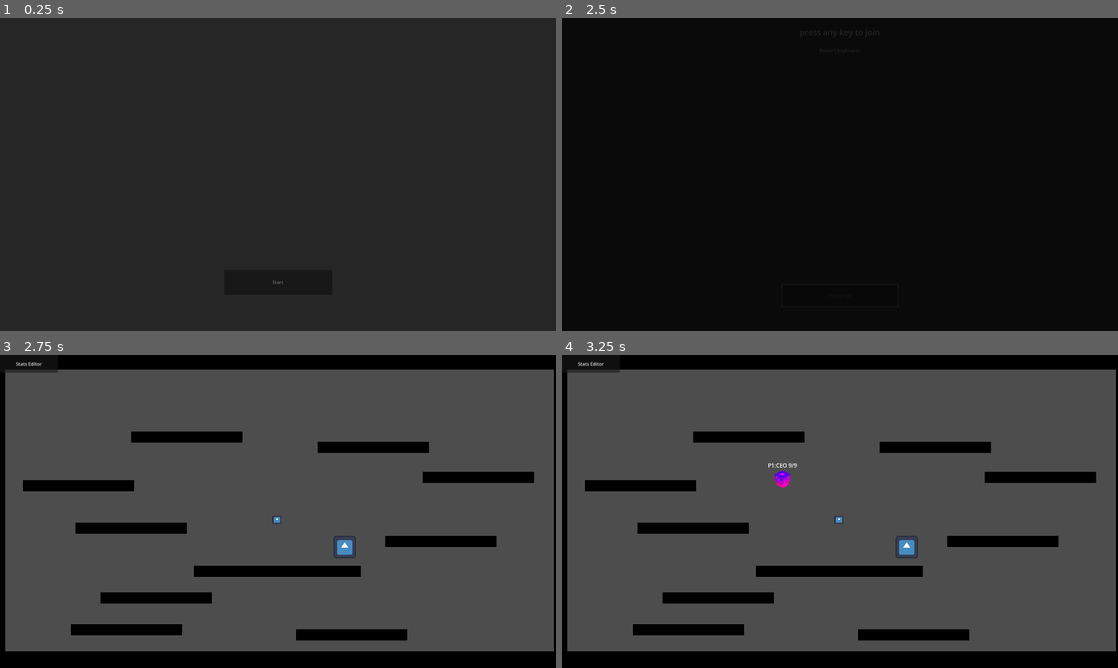
Above: before the commit, frames 1-4 (two rows, left to right).
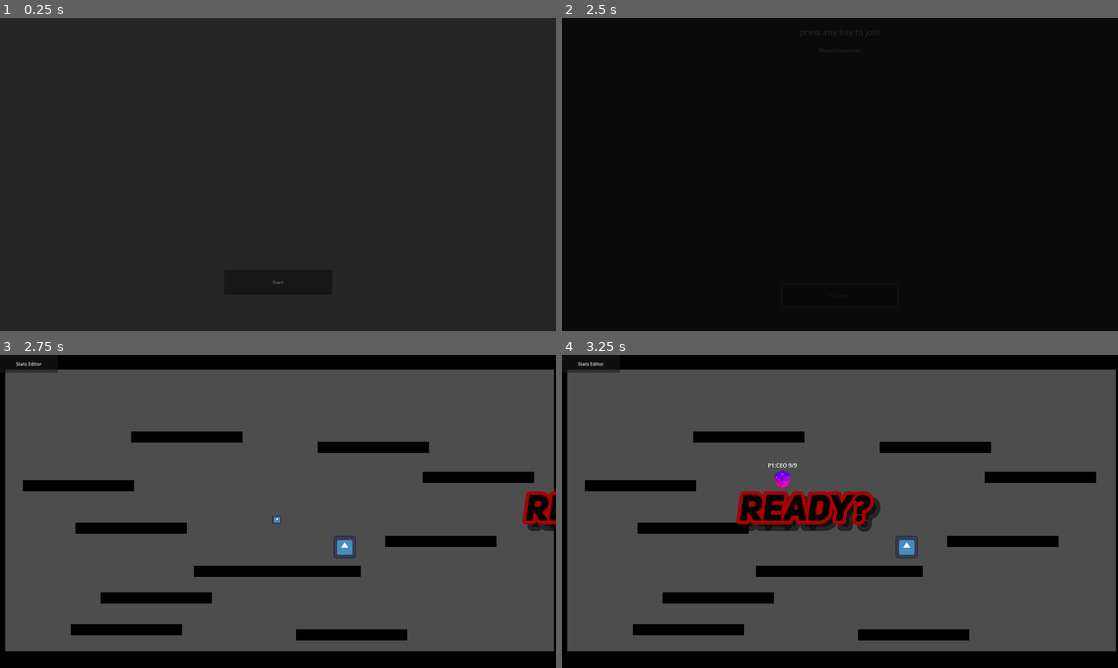
Above: after the commit, the same moments.

Repository: PlaySorbonne/projet-pixel
Game: Godot game, scene res://scenes/Menus/MenuPersistent.tscn
The game is run twice, just before and just after one commit, with the same random seed, the same clock (stepped at 60 frames per second) and the same inputs. The engine's default icon, where the game draws it, is replaced by a stand-in: a white triangle on a blue panel in a dark square.
Inputs:
- Up to frame 1 (0.25 s): no input
- Up to frame 2 (2.5 s): click "Start" at 0.5 s; tap Enter (attack) at 1.25 s; hold D (right) 1.28-2 s; hold Space (jump) 1.28-2 s; click "Play game" at 2 s
- Up to frame 3 (2.75 s): no input
- Up to frame 4 (3.25 s): hold D (right) from 2.78 s (still down); tap Enter (attack) at 2.85 s; tap Space (jump) at 3.02, 3.05 s

Frames 1-2 are identical in both runs. In frame 3, 0.7% of the frame differs, in the area x 93-100%, y 43-57%; in frame 4, 3.0%, in the area x 31-58%, y 43-57%.

Commit message:
added intro to fight + global variables

Diff:
--- a/project.godot
+++ b/project.godot
@@ -18,6 +18,7 @@
 [autoload]
 
 GameInfos="*res://scripts/GameInfos.gd"
+GlobalVariables="*res://scripts/GlobalVariables.gd"
 
 [display]
 
--- /dev/null
+++ b/scenes/Menus/GameUI/start_game_screen.tscn
@@ -0,0 +1,108 @@
+[gd_scene load_steps=6 format=3 uid="uid://b8swqp82uj8tl"]
+
+[ext_resource type="Script" path="res://scripts/start_game_screen.gd" id="1_pv6x1"]
+[ext_resource type="FontFile" uid="uid://dcfym0h2r1yu5" path="res://resources/fonts/Uni Sans Heavy Italic.otf" id="2_y3wuc"]
+
+[sub_resource type="LabelSettings" id="LabelSettings_w2jfg"]
+font = ExtResource("2_y3wuc")
+font_size = 125
+font_color = Color(0, 0, 0, 1)
+outline_size = 50
+outline_color = Color(0.662745, 0, 0, 1)
+shadow_size = 60
+shadow_color = Color(0, 0, 0, 0.513726)
+shadow_offset = Vector2(20, 20)
+
+[sub_resource type="Animation" id="Animation_djubf"]
+resource_name = "start_anim"
+length = 6.0
+tracks/0/type = "value"
+tracks/0/imported = false
+tracks/0/enabled = true
+tracks/0/path = NodePath("Label:text")
+tracks/0/interp = 1
+tracks/0/loop_wrap = true
+tracks/0/keys = {
+"times": PackedFloat32Array(0, 1.4, 2.4, 3.4, 4.4),
+"transitions": PackedFloat32Array(2.14355, 2.14355, 2.14355, 2.14355, 2.14355),
+"update": 1,
+"values": ["Ready?", "3", "2", "1
+", "Fight!"]
+}
+tracks/1/type = "value"
+tracks/1/imported = false
+tracks/1/enabled = true
+tracks/1/path = NodePath("Label:position")
+tracks/1/interp = 1
+tracks/1/loop_wrap = true
+tracks/1/keys = {
+"times": PackedFloat32Array(0, 0.5, 0.7, 4.3, 4.6, 4.8, 5.6, 6),
+"transitions": PackedFloat32Array(0.615572, 2.2974, 0.329877, 2, 2.73208, 2, 2, 0.615572),
+"update": 0,
+"values": [Vector2(1920, 0), Vector2(-200, 0), Vector2(0, 0), Vector2(0, 0), Vector2(0, -250), Vector2(0, 0), Vector2(0, 0), Vector2(-1920, 0)]
+}
+tracks/2/type = "value"
+tracks/2/imported = false
+tracks/2/enabled = true
+tracks/2/path = NodePath("Label:rotation")
+tracks/2/interp = 1
+tracks/2/loop_wrap = true
+tracks/2/keys = {
+"times": PackedFloat32Array(0, 1.3, 1.5, 1.7, 2.3, 2.5, 2.7, 3.3, 3.5, 3.7, 4.3, 4.8),
+"transitions": PackedFloat32Array(2.14355, 2.14355, 0.517632, 2.14355, 2.14355, 0.517632, 2.14355, 2.14355, 0.517632, 2.14355, 2.14355, 2.14355),
+"update": 0,
+"values": [0.0, 0.0, 0.11326, 0.0, 0.0, 0.11326, 0.0, 0.0, 0.11326, 0.0, 0.0, 6.28319]
+}
+tracks/3/type = "value"
+tracks/3/imported = false
+tracks/3/enabled = true
+tracks/3/path = NodePath("Label:scale")
+tracks/3/interp = 1
+tracks/3/loop_wrap = true
+tracks/3/keys = {
+"times": PackedFloat32Array(0, 1.3, 1.5, 1.7, 2.3, 2.5, 2.7, 3.3, 3.5, 3.7, 4.3, 4.5),
+"transitions": PackedFloat32Array(2.14355, 2.14355, 0.517632, 2.14355, 2.14355, 0.517632, 2.14355, 2.14355, 0.517632, 2.14355, 2.14355, 0.517632),
+"update": 0,
+"values": [Vector2(1, 1), Vector2(1, 1), Vector2(1.75, 1.75), Vector2(1, 1), Vector2(1, 1), Vector2(1.75, 1.75), Vector2(1, 1), Vector2(1, 1), Vector2(1.75, 1.75), Vector2(1, 1), Vector2(1, 1), Vector2(2.15, 2.15)]
+}
+tracks/4/type = "method"
+tracks/4/imported = false
+tracks/4/enabled = true
+tracks/4/path = NodePath(".")
+tracks/4/interp = 1
+tracks/4/loop_wrap = true
+tracks/4/keys = {
+"times": PackedFloat32Array(4.4),
+"transitions": PackedFloat32Array(1),
+"values": [{
+"args": [],
+"method": &"signal_countdown_end"
+}]
+}
+
+[sub_resource type="AnimationLibrary" id="AnimationLibrary_w6uyf"]
+_data = {
+"start_anim": SubResource("Animation_djubf")
+}
+
+[node name="StartGameScreen" type="CanvasLayer"]
+script = ExtResource("1_pv6x1")
+
+[node name="Label" type="Label" parent="."]
+anchors_preset = 15
+anchor_right = 1.0
+anchor_bottom = 1.0
+offset_left = 1920.0
+offset_right = 1920.0
+grow_horizontal = 2
+grow_vertical = 2
+pivot_offset = Vector2(960, 540)
+text = "Ready?"
+label_settings = SubResource("LabelSettings_w2jfg")
+horizontal_alignment = 1
+vertical_alignment = 1
+
+[node name="AnimationPlayer" type="AnimationPlayer" parent="."]
+libraries = {
+"": SubResource("AnimationLibrary_w6uyf")
+}
--- a/scenes/world.tscn
+++ b/scenes/world.tscn
@@ -9,6 +9,7 @@
 [ext_resource type="PackedScene" uid="uid://bpxvlm8njmgom" path="res://scenes/Utilities/FreezeFrame.tscn" id="5_th1ca"]
 [ext_resource type="PackedScene" uid="uid://bb8cmasgxp6l4" path="res://scenes/World/Environment/StaticWall.tscn" id="5_yc1ep"]
 [ext_resource type="PackedScene" uid="uid://dn5yhc4hp0l7h" path="res://scenes/Utilities/CameraUtil.tscn" id="6_vq42y"]
+[ext_resource type="PackedScene" uid="uid://b8swqp82uj8tl" path="res://scenes/Menus/GameUI/start_game_screen.tscn" id="10_y5qku"]
 
 [sub_resource type="RectangleShape2D" id="RectangleShape2D_ev64r"]
 size = Vector2(119, 123)
@@ -117,3 +118,5 @@
 [node name="Wall4" parent="." instance=ExtResource("5_yc1ep")]
 position = Vector2(2323, 331)
 scale = Vector2(5, 30)
+
+[node name="StartGameScreen" parent="." instance=ExtResource("10_y5qku")]
--- a/scripts/FighterCharacter.gd
+++ b/scripts/FighterCharacter.gd
@@ -30,7 +30,9 @@
 	set_process_input(false)
 	team = character_id # to remove if we decide to do team battles
 
-func spawn(location : Vector2):
+func spawn(location : Vector2, activate := true):
+	set_player_active(false)
+	velocity = Vector2.ZERO
 	hitpoints = max_hitpoints
 	position = location
 	scale = Vector2.ZERO
@@ -39,7 +41,8 @@
 	var tween = create_tween().set_trans(Tween.TRANS_ELASTIC)
 	tween.tween_property(self, "scale", Vector2.ONE, 1.0)
 	await tween.finished
-	set_player_active(true)
+	if activate:
+		set_player_active(true)
 	velocity = Vector2.ZERO
 	scale = Vector2.ONE
 
--- /dev/null
+++ b/scripts/GlobalVariables.gd
@@ -0,0 +1,5 @@
+extends Node
+
+
+# Developer variables
+var skip_fight_intro := false
--- a/scripts/player.gd
+++ b/scripts/player.gd
@@ -64,7 +64,6 @@
 
 func _physics_process(delta):
 	if computing_movement and (not is_jumping):
-		movement_velocity
 		if is_on_floor():
 			movement_velocity.y = initial_fall_speed
 		else:
@@ -127,8 +126,8 @@
 func _on_jump_timer_timeout():
 	is_jumping = false
 
-func spawn(location : Vector2):
-	super.spawn(location)
+func spawn(location : Vector2, activate := true):
+	super.spawn(location, activate)
 	facing_right = true
 	_update_debug_text()
 
--- /dev/null
+++ b/scripts/start_game_screen.gd
@@ -0,0 +1,12 @@
+extends CanvasLayer
+class_name StartGameScreen
+
+signal countdown_finished
+
+func countdown():
+	$AnimationPlayer.play("start_anim")
+	await $AnimationPlayer.animation_finished
+	queue_free()
+
+func signal_countdown_end():
+	emit_signal("countdown_finished")
--- a/scripts/world.gd
+++ b/scripts/world.gd
@@ -19,15 +19,25 @@
 
 func _ready():
 	#_testing_function()
+	spawn_players()
+	if GlobalVariables.skip_fight_intro:
+		activate_players()
+	else:
+		$StartGameScreen.countdown()
+		await $StartGameScreen.countdown_finished
+		activate_players()
+
+func activate_players():
+	for player : PlayerCharacter in GameInfos.players:
+		player.set_player_active(true)
+
+func spawn_players():
 	var player_number = 0
-	"""if len(GameInfos.players) == 1:
-		GameInfos.players.append(PlayerCharacter.EvolutionCharacters[0].instantiate())
-		GameInfos.players[1].control_device = -1"""
 	for player : PlayerCharacter in GameInfos.players:
 		add_child(player)
 		connect_fighter_to_world(player)
 		player_spawns[player.character_id] = spawn_locations[player_number].position
-		player.spawn(player_spawns[player.character_id])
+		player.spawn(player_spawns[player.character_id], false)
 		player_number += 1
 
 func connect_fighter_to_world(body : PlayerCharacter):
Binary file added: resources/fonts/Uni Sans Heavy Italic.otf
Not shown, added: resources/fonts/Uni Sans Heavy Italic.otf.import
Binary file added: resources/fonts/Uni Sans Heavy.otf
Not shown, added: resources/fonts/Uni Sans Heavy.otf.import
Binary file added: resources/fonts/Uni Sans Thin Italic.otf
Not shown, added: resources/fonts/Uni Sans Thin Italic.otf.import
Binary file added: resources/fonts/Uni Sans Thin.otf
Not shown, added: resources/fonts/Uni Sans Thin.otf.import
Binary file added: resources/images/champgrumpf.png
Not shown, added: resources/images/champgrumpf.png.import
Binary file added: resources/images/champslay.png
Not shown, added: resources/images/champslay.png.import
(and 1 more such lines)
